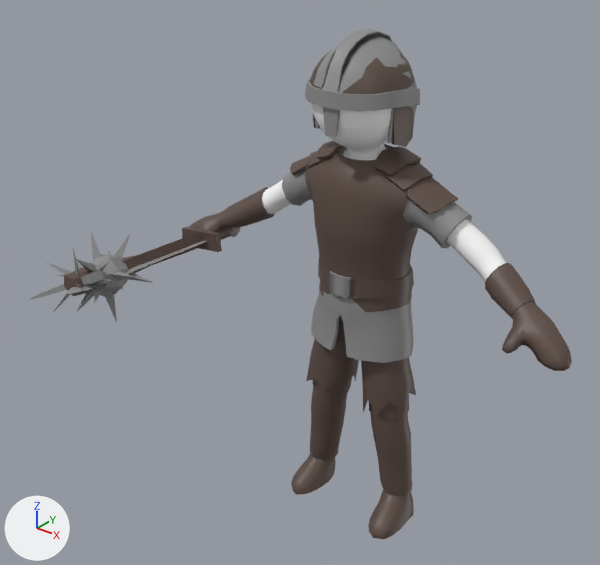
The FBX model Assets/_Models/stickman3.fbx, before and after one commit.
Rendered twice from a 50 mm lens placed at (1.74, -2.68, 2.61), pointed at (-0.11, -0.36, 1.18). The axes (+X, +Y, +Z) are drawn at lower left. The lights are the same throughout. Where no turn or scale is listed for an object, it has been applied to the vertices.

Before the edit, the objects in view are built like this:
```python
me_cylinder_004 = bpy.data.meshes.new('Cylinder.004')
me_cylinder_004.from_pydata(...)  # 112 vertices, 120 faces; spans x -0.219..0.156, y -0.819..0.094, z -0.158..0.186
# faces by material slot: [8, 112]
me_cylinder_004.materials.append(mat_material)  # brown #5d4b44
me_cylinder_004.materials.append(mat_material_002)  # grey #8e8e8e
me_stickman_ret_001 = bpy.data.meshes.new('stickman_ret.001')
me_stickman_ret_001.from_pydata(...)  # 1464 vertices, 1486 faces; spans x -0.93..0.93, y -0.32..0.08, z 0.0..2.08
me_stickman_ret_001.materials.append(mat_default_001)  # white #ffffff
me_stickman_ret_019 = bpy.data.meshes.new('stickman_ret.019')
me_stickman_ret_019.from_pydata(...)  # 1790 vertices, 1707 faces; spans x -0.94..0.94, y -0.34..0.1, z -0.01..2.12
# faces by material slot: [1074, 505, 128]
me_stickman_ret_019.materials.append(mat_material)  # brown #5d4b44
me_stickman_ret_019.materials.append(mat_material_002)  # grey #8e8e8e
me_stickman_ret_019.materials.append(mat_material_006)  # black #2d2d2d
ob_armor3 = bpy.data.objects.new('armor3', me_stickman_ret_019)
ob_armor3.location = (0.0, 0.0, 0.0)
ob_mace = bpy.data.objects.new('mace', me_cylinder_004)
ob_mace.location = (-0.777, -0.101, 1.134)
ob_stickman_ret_001 = bpy.data.objects.new('stickman_ret.001', me_stickman_ret_001)
ob_stickman_ret_001.location = (0.0, 0.0, 0.0)
# also in view: 'armor1' at (0.0, -0.08, 1.09); 'axe' at (-0.91, -0.4, 1.12); 'armor2' at (0.01, -0.12, 1.04); 'sword' at (-0.78, -0.52, 1.15)
```
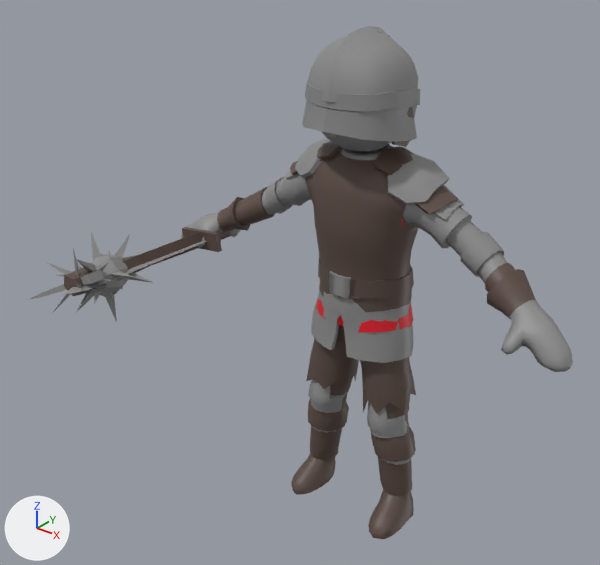
Changed parts and their boxes [x1, y1, x2, y2] in the pictures (600 x 565 px):
'armor4', added: after [181, 26, 573, 465]
    faces in mat_material_002 (grey #8e8e8e): [181, 26, 573, 465]
    faces in mat_material (brown #5d4b44): [217, 197, 536, 462]
    faces in mat_material_001 (red #e71126): [312, 201, 418, 333]
'stickman_ret.001', unchanged, covered by the edit: before [262, 103, 506, 282]

Diff of the bpy script that builds the scene:
```diff
--- a/Assets/_Models/stickman3.fbx.py
+++ b/Assets/_Models/stickman3.fbx.py
@@ mat_material_001 @@
+mat_material_001 = principled_material('Material.001')
+mat_material_001.base_color = (0.8, 0.00578, 0.0194)  # red #e71126
@@ me_stickman_ret_001_1 @@
+me_stickman_ret_001_1.from_pydata(...)  # 2461 vertices, 2353 faces; spans x -0.94..0.94, y -0.37..0.11, z -0.01..2.14
+# faces by material slot: [1513, 450, 390]
+me_stickman_ret_001_1.materials.append(mat_material_002)  # grey #8e8e8e
+me_stickman_ret_001_1.materials.append(mat_material)  # brown #5d4b44
+me_stickman_ret_001_1.materials.append(mat_material_001)  # red #e71126
@@ ob_armor4 @@
+ob_armor4 = bpy.data.objects.new('armor4', me_stickman_ret_001_1)
+ob_armor4.location = (0.0, 0.0, 0.0)
```
